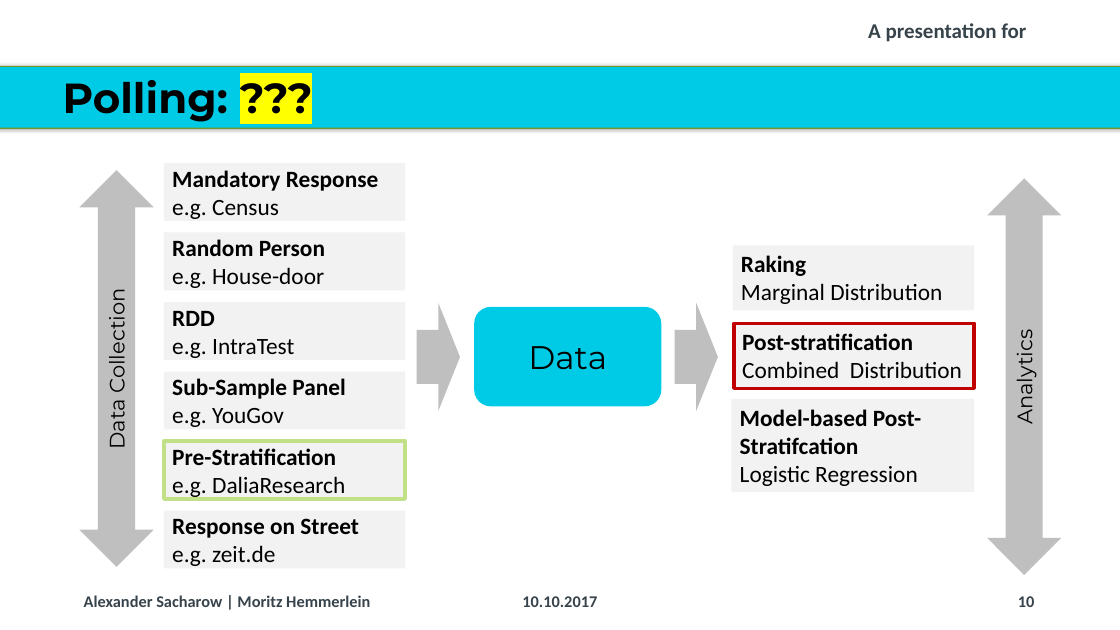
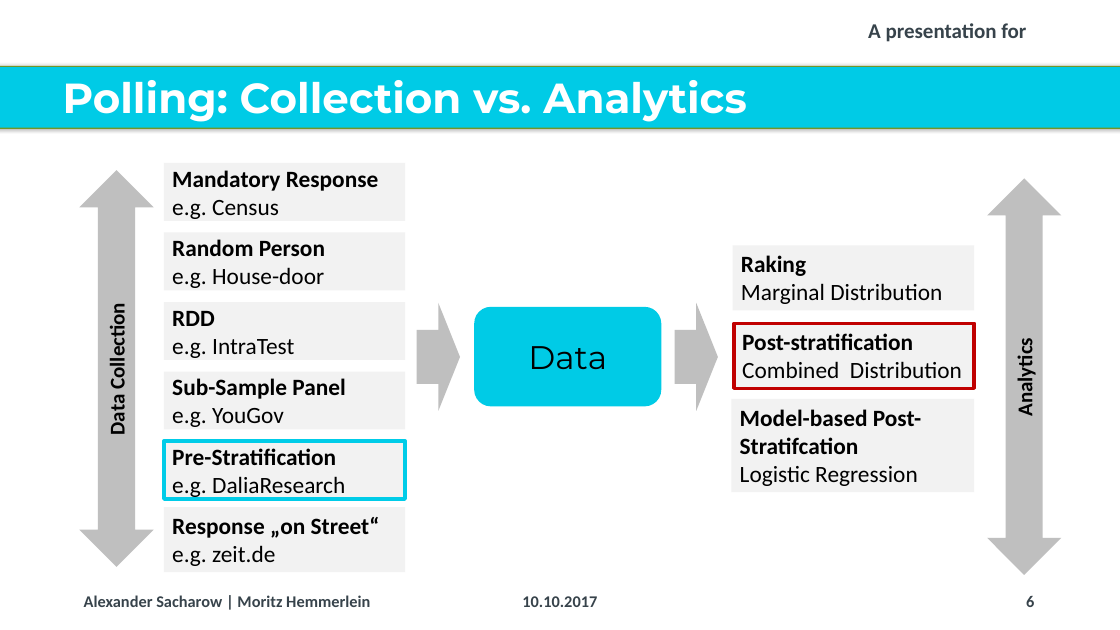
Before and after one commit to Corrod3/ElectionForecasting, a slide deck: slide 6 of Dalia Presentation/20171006_Dalia_Lunchtime Talk_Election Forecasting_v2.pptx (slide 10 before the commit). Drawn at 1120x630 pixels with LibreOffice and Linux fonts; fonts in the diff are those of the drawing; background and template pictures are left out. Boxes give left, top, right and bottom in pixels: in the first picture for what was removed or moved away, otherwise in the second. Text is boxed around its words. In the diff, an @@ line names an element or a change of style, - is before the commit and + after.

```diff
--- a/Dalia Presentation/20171006_Dalia_Lunchtime Talk_Election Forecasting_v2.pptx
+++ b/Dalia Presentation/20171006_Dalia_Lunchtime Talk_Election Forecasting_v2.pptx
@@ title at <box>63,80,746,122</box>: text changed; text colour #000000 to #FFFFFF @@
-Polling: ???
+Polling: Collection vs. Analytics
@@ text "Data Collection" at <box>105,311,131,434</box>: font Montserrat to Calibri, bold on @@
@@ text "Analytics" at <box>1012,345,1038,415</box>: font Montserrat to Calibri, bold on @@
@@ rectangle "Pre-Stratification e.g. DaliaResearch" at <box>164,441,405,499</box>: outline #C2E088 3 pt to #00CCE8 3 pt @@
@@ rectangle "Response „on Street“ e.g. zeit.de": place and size @@
-rectangle "Response „on Street“ e.g. zeit.de" at <box>164,511,405,569</box>
+rectangle "Response „on Street“ e.g. zeit.de" at <box>164,507,405,572</box>
@@ text in rectangle at <box>172,517,380,566</box>: text changed @@
-Response on Street
-e.g. zeit.de
+Response „on Street“
+e.g. zeit.de
@@ page number at <box>1026,596,1034,607</box>: text changed @@
-10
+6
```
Also in this commit, not shown: 13 other slides changed, 1 slide added, 2 slides removed.
